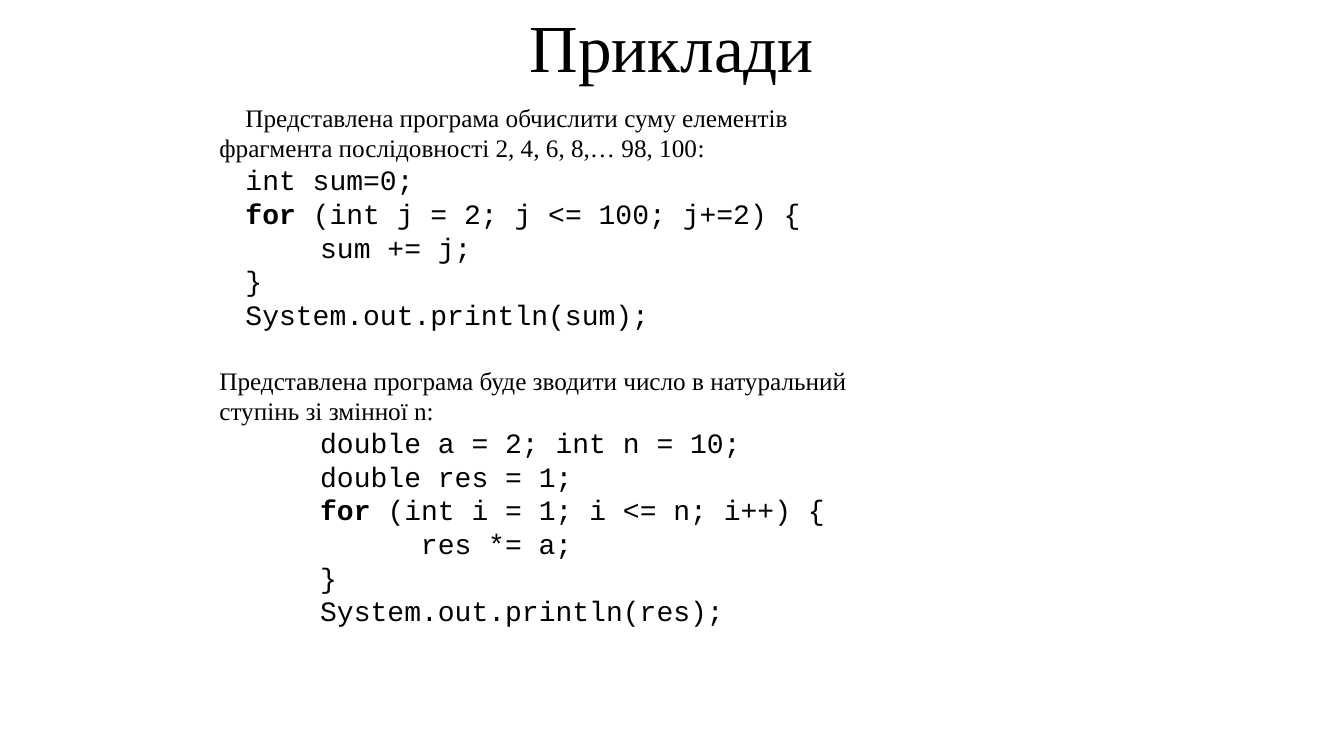
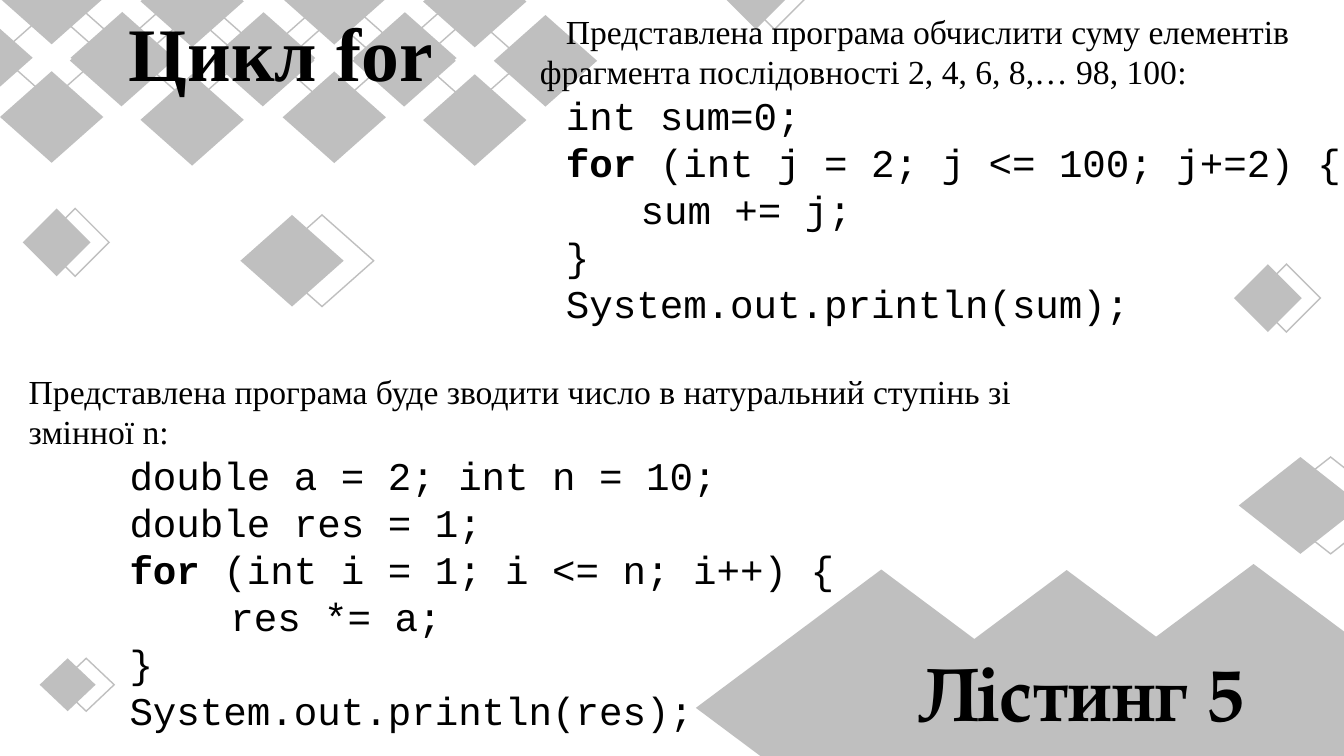
Before and after one commit to arg3ntuum/JavaCourse, a slide deck: slide 14 of Java Урок 4 for while.pptx (slide 13 before the commit). Drawn at 1344x756 pixels with LibreOffice and Linux fonts; fonts in the diff are those of the drawing. Boxes give left, top, right and bottom in pixels: in the first picture for what was removed or moved away, otherwise in the second. Text is boxed around its words. In the diff, an @@ line names an element or a change of style, - is before the commit and + after.

```diff
--- a/Java Урок 4 for while.pptx
+++ b/Java Урок 4 for while.pptx
@@ text added at bbox=[129, 23, 432, 97], 54 pt, text #000000, bold @@
+Цикл for
@@ text "Представлена програма обчислити суму елементів ...": place and size @@
-text "Представлена програма обчислити суму елементів ..." at bbox=[219, 109, 787, 331]
+text "Представлена програма обчислити суму елементів ..." at bbox=[540, 17, 1293, 326]
@@ text "Представлена програма обчислити суму елементів ..." at bbox=[540, 17, 1293, 326]: size 18 to 24 pt in "Представлена програма обчислити суму елементів фрагмента пос ..."; size 20 to 28 pt in "int sum=0;", "for (int j = 2; j <= ...", "sum += j;", "}" and 1 more places @@
@@ text removed at bbox=[530, 28, 814, 84] @@
-Приклади
@@ text "Представлена програма буде зводити число ...": place and size @@
-text "Представлена програма буде зводити число ..." at bbox=[219, 372, 846, 627]
+text "Представлена програма буде зводити число ..." at bbox=[29, 380, 1011, 733]
@@ text "Представлена програма буде зводити число ..." at bbox=[29, 380, 1011, 733]: size 18 to 24 pt in "Представлена програма буде зводити число в натуральний ..."; size 20 to 28 pt in "double a = 2; int n = ..." @@
@@ diamond added at bbox=[1069, 565, 1344, 756], fill #BFBFBF @@
@@ diamond added at bbox=[696, 570, 1067, 756], fill #BFBFBF @@
@@ diamond added at bbox=[881, 571, 1252, 756], fill #BFBFBF @@
@@ group added at bbox=[0, 0, 1344, 711]: 35 diamonds @@
@@ text added at bbox=[919, 667, 1245, 723], 54 pt, text #000000, bold @@
+Лістинг 5
```
Also in this commit, not shown: 16 other slides changed, 1 slide removed.
